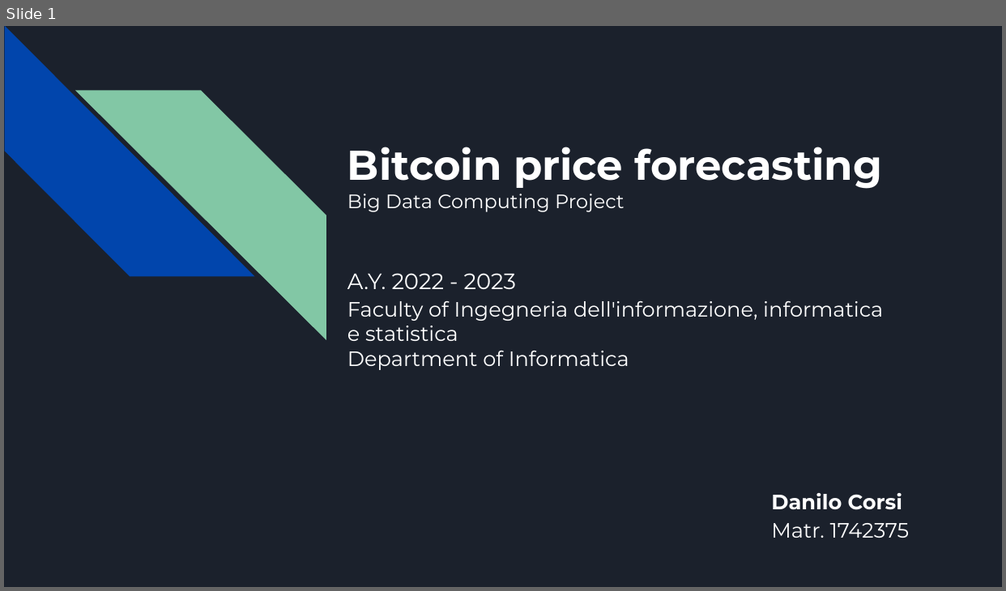
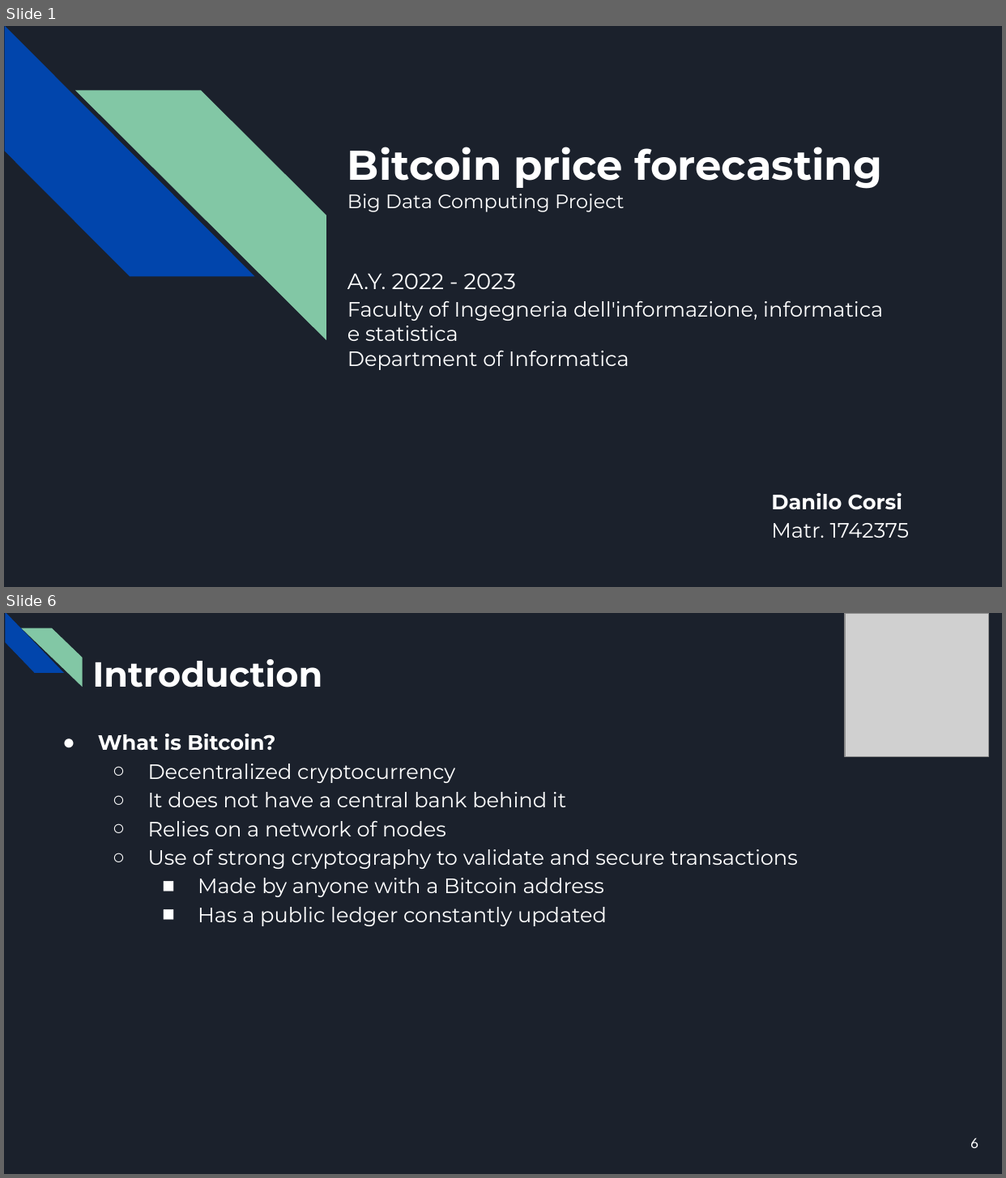
Before and after one commit to CorsiDanilo/bitcoin-price-prediction-with-pyspark, a slide deck: presentation/presentation.pptx. Shown one above the other, each under a label of ours: slide 1 before the commit, slides 1 and 6 after it; the slides between them are not shown. The pictures are 1006x591 and 1006x1178 pixels, drawn with LibreOffice and Linux fonts; fonts in the diff are those of the drawing; grey boxes stand for pictures. Boxes give left, top, right and bottom in pixels: in the first picture for what was removed or moved away, otherwise in the second. Text is boxed around its words. In the diff, an @@ line names an element or a change of style, - is before the commit and + after.

```diff
--- a/presentation/presentation.pptx
+++ b/presentation/presentation.pptx
@@ slide 6 added at bbox=[4, 613, 1002, 1174], background #1B212C @@
@@ diag stripe added at bbox=[4, 613, 65, 672], fill #0145AC @@
@@ diag stripe added at bbox=[21, 628, 82, 687], fill #82C7A5 @@
@@ picture added at bbox=[846, 613, 989, 756] @@
@@ title added at bbox=[92, 659, 322, 688], 25.2 pt, text #FFFFFF, bold @@
+Introduction
@@ text added at bbox=[98, 734, 798, 926], 15 pt, text #FFFFFF @@
+● What is Bitcoin?
+  ○ Decentralized cryptocurrency
+  ○ It does not have a central bank behind it
+  ○ Relies on a network of nodes
+  ○ Use of strong cryptography to validate and secure transactions
+    ■ Made by anyone with a Bitcoin address
+    ■ Has a public ledger constantly updated
@@ page number added at bbox=[970, 1138, 978, 1148], 10 pt, text #FFFFFF @@
+6
```
Also in this commit, not shown: 14 slides changed, 4 other slides added.
